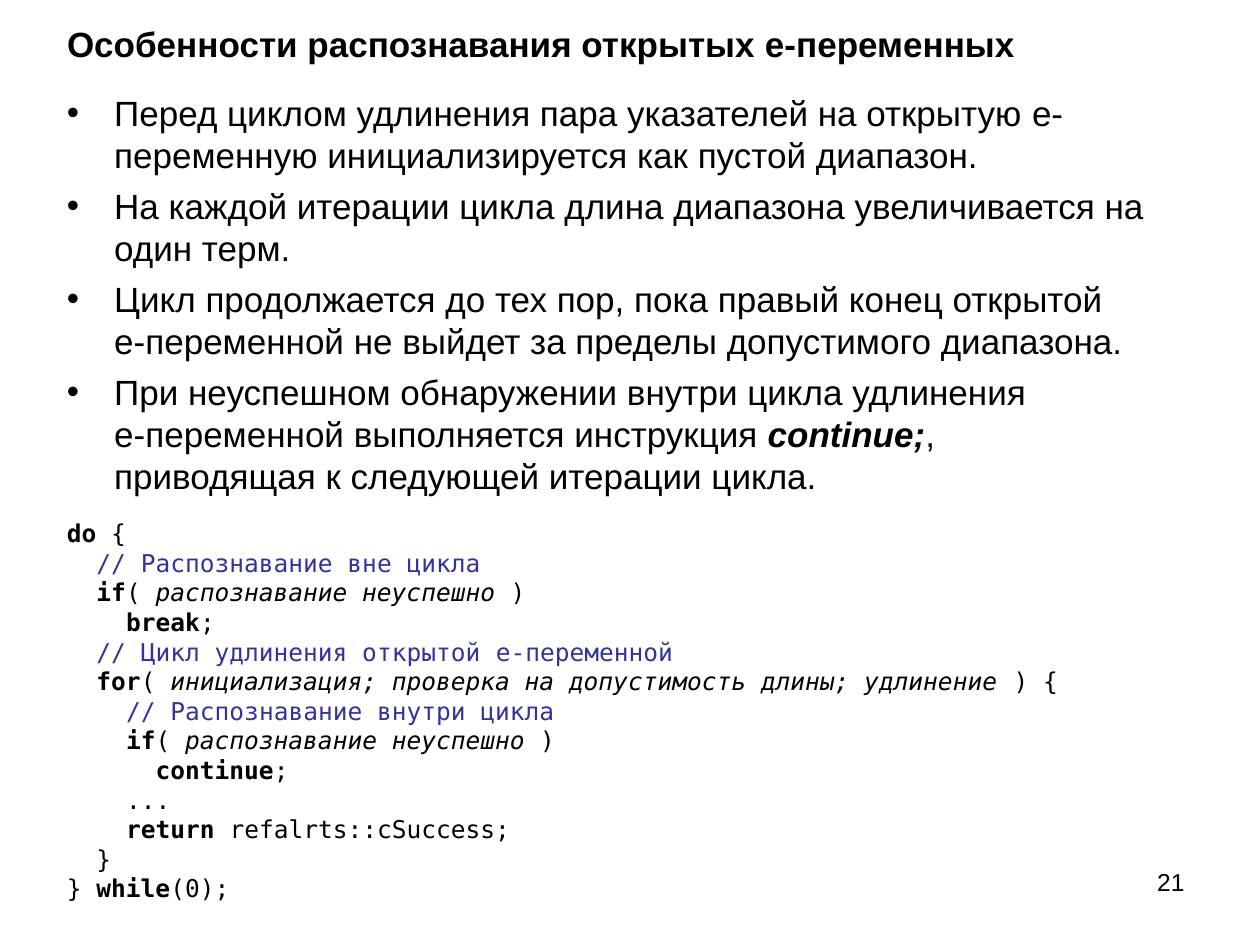
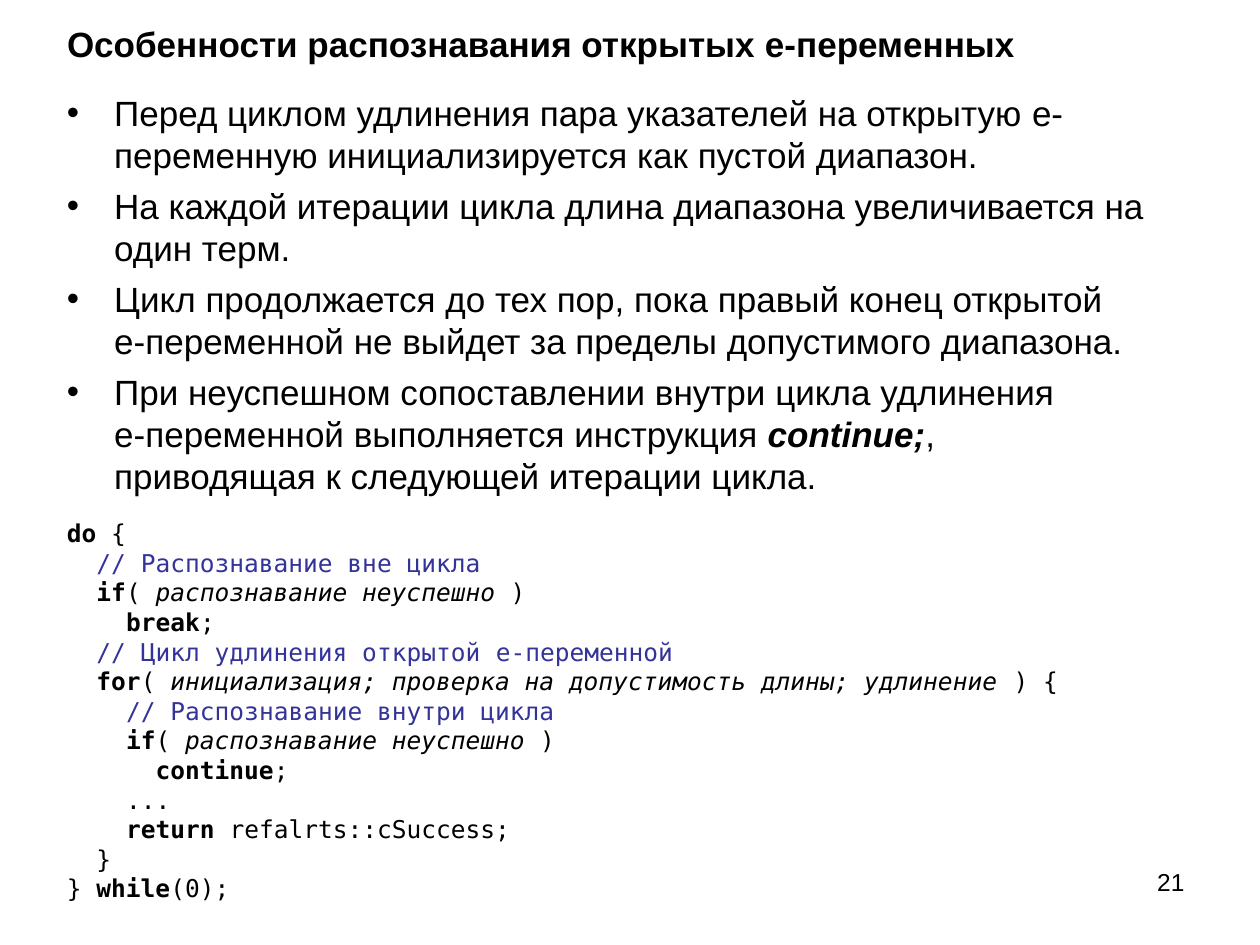
Before and after one commit to bmstu-iu9/refal-5-lambda, a slide deck: slide 21 of doc/Компилятор Простого Рефала.ppt. Drawn at 1260x945 pixels with LibreOffice and Linux fonts; fonts in the diff are those of the drawing. Boxes give left, top, right and bottom in pixels: in the first picture for what was removed or moved away, otherwise in the second. Text is boxed around its words. In the diff, an @@ line names an element or a change of style, - is before the commit and + after.

```diff
--- a/doc/Компилятор Простого Рефала.ppt
+++ b/doc/Компилятор Простого Рефала.ppt
@@ text at (114,381,1054,496): text changed @@
-• При неуспешном обнаружении внутри цикла удлинения
-  e-переменной выполняется инструкция continue;,
-  приводящая к следующей итерации цикла.
+• При неуспешном сопоставлении внутри цикла удлинения
+  e-переменной выполняется инструкция continue;,
+  приводящая к следующей итерации цикла.
```
Also in this commit, not shown: 1 other slide changed, 1 other file.
